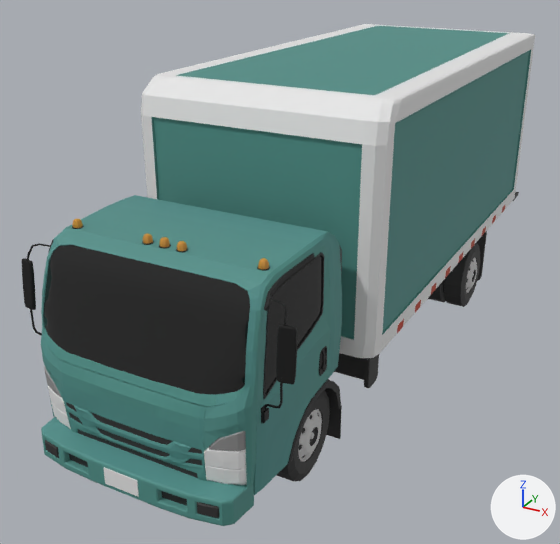
A saved change to the Blender file models/vehicles/Isuzu_truck_v01.blend.
Both versions are drawn from a 50 mm camera at (3.31, -7.28, 4.25) aimed at (-0.38, -0.57, 0.89). The lights are fixed; the arrows at lower right show +X, +Y and +Z.

The scene before the commit, as lines of its bpy script (objects in view):
```python
me_isuzu_truck = bpy.data.meshes.new('isuzu_truck')
me_isuzu_truck.from_pydata(...)  # 5877 vertices, 5779 faces; spans x -1.24..1.24, y -3.73..3.63, z 0.0..3.05
# faces by material slot: [5691, 88]
me_isuzu_truck.materials.append(mat_atlas_colors)  # picture img_atlas_colors_diffuse_jpg
me_isuzu_truck.materials.append(mat_glass)  # black #1f1f1f
ob_isuzu_truck = bpy.data.objects.new('isuzu_truck', me_isuzu_truck)
ob_isuzu_truck.location = (0.0, 0.0, 0.0)
```
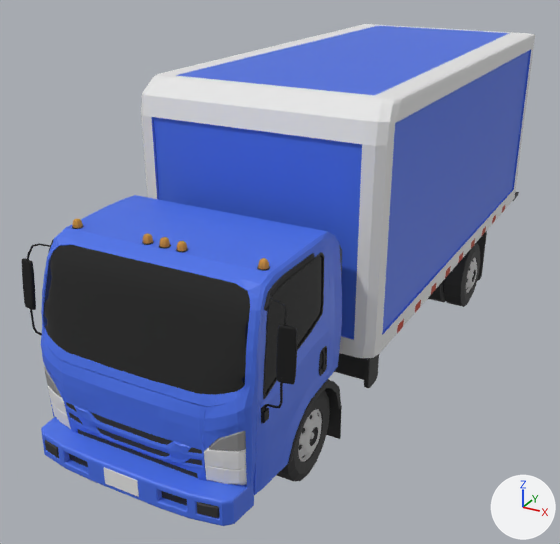
Edits to the bpy script that builds the scene:
```text
Add mat_vehicle_body:
    mat_vehicle_body = principled_material('vehicle-body')
    mat_vehicle_body.base_color = (0.0632, 0.159, 0.801)  # blue #476fe7
Change me_isuzu_truck:
    where me_isuzu_truck.from_pydata(...)  # 5877 vertices, 5779 faces; spans x -1.24..1.24, y -3.73..3.63, z 0.0..3.05
    used by ob_isuzu_truck; location = (0.0, 0.0, 0.0)
    me_isuzu_truck part 1: 1155 of the faces centred in x -1.19..1.19, y -3.73..-1.34, z 0.35..2.83 switch from mat_atlas_colors (picture img_atlas_colors_diffuse_jpg) to mat_vehicle_body (blue #476fe7)
    me_isuzu_truck part 2: 20 of the faces centred in x -1.19..1.19, y 0.01..1.64, z 0.84..3.05 switch from mat_atlas_colors (picture img_atlas_colors_diffuse_jpg) to mat_vehicle_body (blue #476fe7)
    me_isuzu_truck part 3: 14 of the faces centred in x -1.19..1.19, y 3.2..3.37, z 1.01..2.88 switch from mat_atlas_colors (picture img_atlas_colors_diffuse_jpg) to mat_vehicle_body (blue #476fe7)
```

Pixel boxes (x1, y1, x2, y2) of what changed, in the pictures (560 x 544 px):
part 1 of me_isuzu_truck, recoloured (cyan to blue)
    both: (41, 117, 362, 526)
part 2 of me_isuzu_truck, recoloured (cyan to blue)
    both: (176, 26, 530, 335)
part 3 of me_isuzu_truck, recoloured (cyan to blue)
    both: (512, 50, 531, 190)
